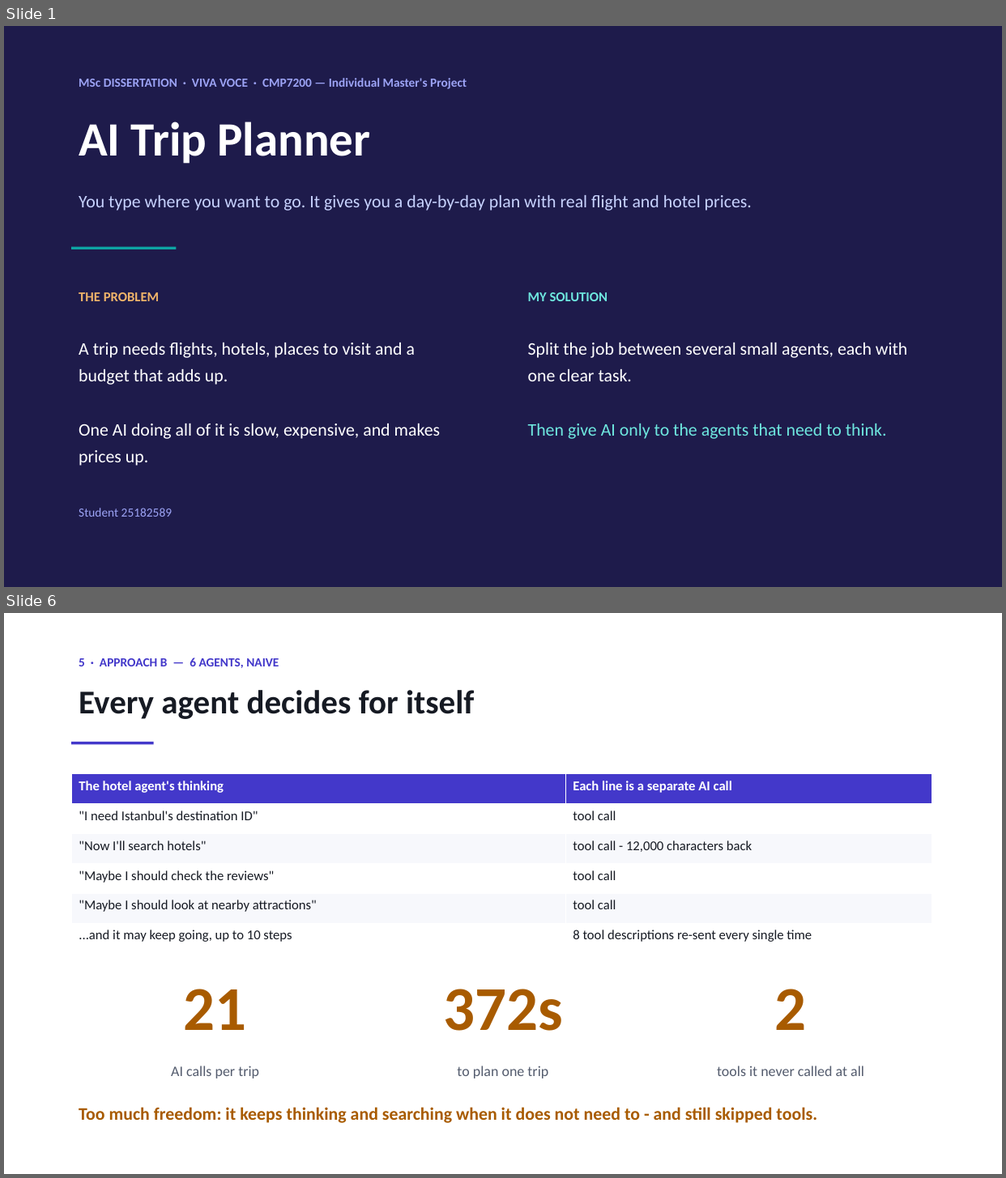
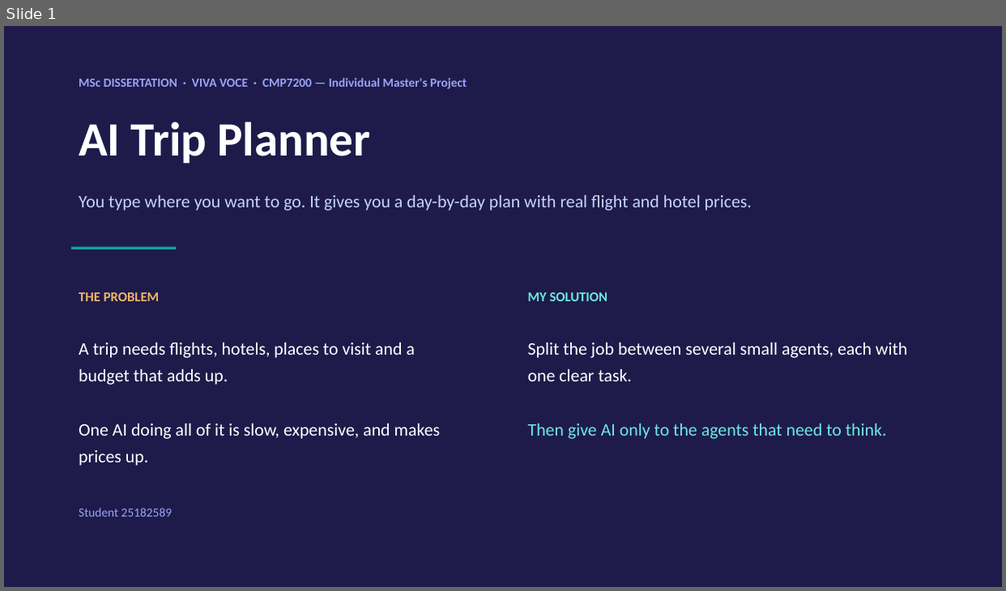
Before and after one commit to sherali143/Trip-Planner, a slide deck: submission/CMP7200_Viva_Presentation.pptx. Shown one above the other, each under a label of ours: slides 1 and 6 before the commit, slide 1 after it; the slides between them are not shown. The pictures are 1006x1178 and 1006x591 pixels, drawn with LibreOffice and Linux fonts; fonts in the diff are those of the drawing. Boxes give left, top, right and bottom in pixels: in the first picture for what was removed or moved away, otherwise in the second. Text is boxed around its words. In the diff, an @@ line names an element or a change of style, - is before the commit and + after.

Commit message:
Nine slides: one approach per slide, with its tools named
The deck now goes problem and solution, the six agents, then Approach A, B,
C and D one per slide. Each approach slide lists that approach's agents with
how many tools it holds and the tool names, so the tool inventory is read
off the slide rather than remembered.

Approach D's table now says 0 tools, which is what the measured arm builds -
its coordinator is created with tools=[]. The four helper tools the web app
leaves on the coordinator are noted in small type rather than counted, and
the comparison row is relabelled "tools given to agents" to match.

Dropped the eight-jobs, four-ways and tool-server slides, and the flow
diagrams that went with them, so the per-approach detail has room.

```diff
--- a/submission/CMP7200_Viva_Presentation.pptx
+++ b/submission/CMP7200_Viva_Presentation.pptx
@@ slide 6 removed at bbox=[4, 613, 1002, 1174], background #FFFFFF @@
@@ text removed at bbox=[79, 658, 279, 668] @@
-5 · APPROACH B — 6 AGENTS, NAIVE
@@ text removed at bbox=[79, 690, 474, 719] @@
-Every agent decides for itself
@@ rectangle removed at bbox=[71, 742, 154, 745] @@
@@ table removed at bbox=[71, 774, 932, 954], 6 rows, 2 columns @@
-The hotel agent's thinking | Each line is a separate AI call
-"I need Istanbul's destination ID" | tool call
-"Now I'll search hotels" | tool call - 12,000 characters back
-"Maybe I should check the reviews" | tool call
-"Maybe I should look at nearby attractions" | tool call
-...and it may keep going, up to 10 steps | 8 tool descriptions re-sent every single time
@@ text removed at bbox=[184, 989, 247, 1030] @@
-21
@@ text removed at bbox=[443, 989, 563, 1031] @@
-372s
@@ text removed at bbox=[775, 989, 807, 1030] @@
-2
@@ text removed at bbox=[171, 1066, 259, 1079] @@
-AI calls per trip
@@ text removed at bbox=[457, 1066, 548, 1079] @@
-to plan one trip
@@ text removed at bbox=[717, 1066, 864, 1076] @@
-tools it never called at all
@@ text removed at bbox=[79, 1107, 817, 1123] @@
-Too much freedom: it keeps thinking and searching when it does not need to - and still skipped tools.
```
Also in this commit, not shown: 4 slides changed, 4 slides added, 6 other slides removed, 1 other file.
